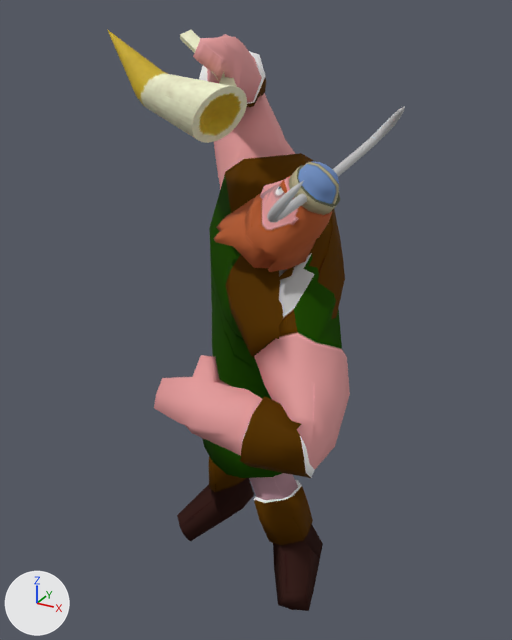
Before and after pictures for a commit that changed the OBJ model assets/Animacion/Vikingo/Celebracion/vikingoCelebracion_000523.obj.
Camera for both pictures: a camera (50 mm lens) standing at (4.3, -7.24, 7.37) and looking at (0.03, 0.52, 3.49). Every picture has the same lights, and +X, +Y and +Z are marked at lower left. Where no turn or scale is listed for an object, it has been applied to the vertices.

The first picture shows 'Vilkingo_ikingoH', 'jarra_jarraH'.
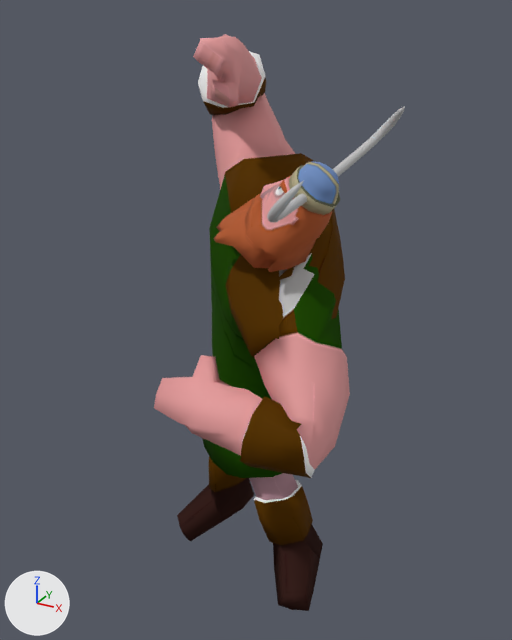
Where the change shows, as pixel boxes (x1, y1, x2, y2) in the pictures (512 x 640 px):
'jarra_jarraH', deleted
    before: (108, 30, 247, 143)

Diff of the bpy script that builds the scene:
```diff
--- a/assets/Animacion/Vikingo/Celebracion/vikingoCelebracion_000523.obj.py
+++ b/assets/Animacion/Vikingo/Celebracion/vikingoCelebracion_000523.obj.py
@@ ob_jarra_jarrah @@
-ob_jarra_jarrah = bpy.data.objects.new('jarra_jarraH', me_jarra_jarrah)
-ob_jarra_jarrah.location = (0.0, 0.0, 0.0)
```
